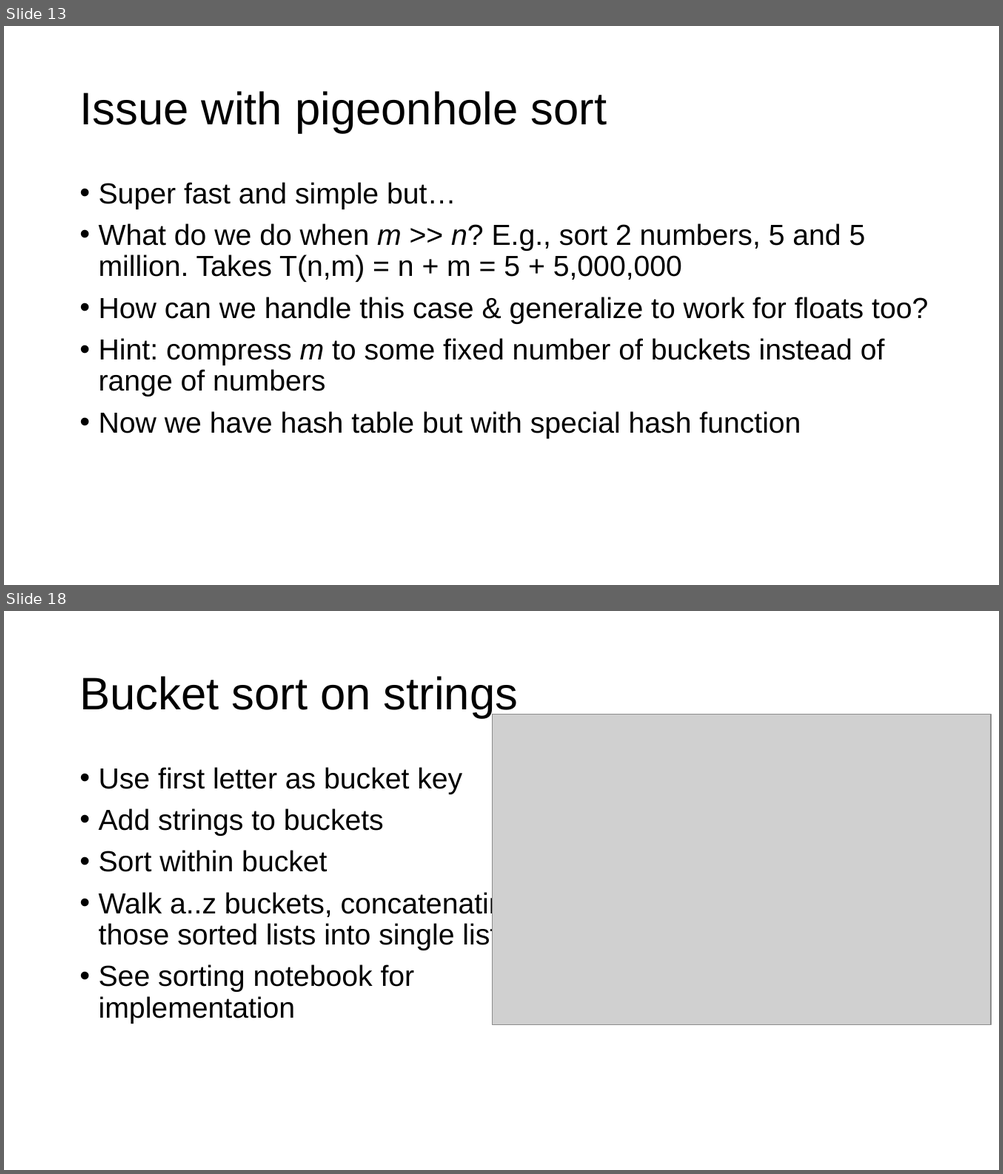
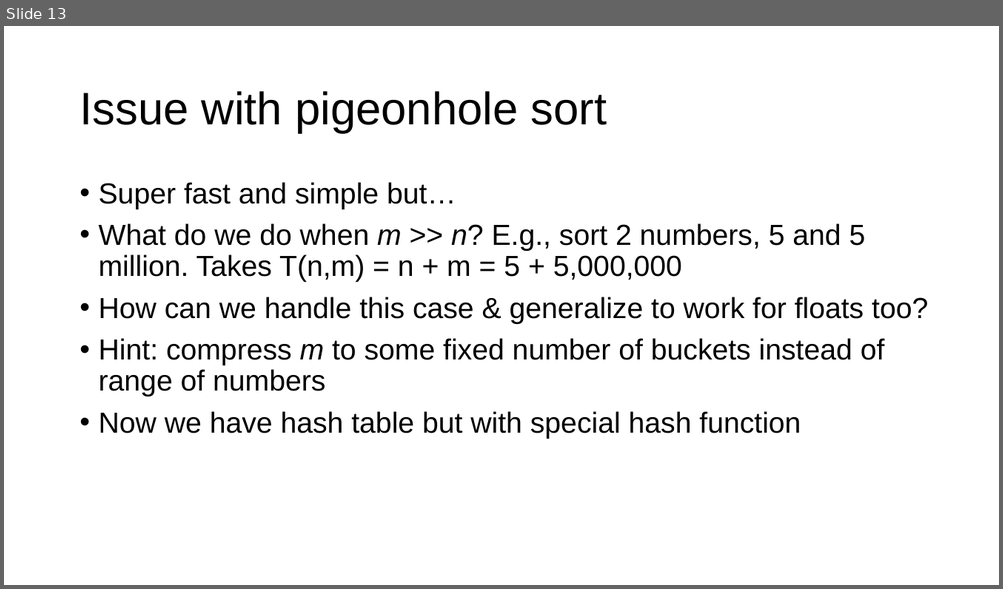
Before and after one commit to USFCA-MSDS/msds689, a slide deck: notes/sorting.pptx. Shown one above the other, each under a label of ours: slides 13 and 18 before the commit, slide 13 after it; the slides between them are not shown. The pictures are 1003x1174 and 1003x589 pixels, drawn with LibreOffice and Linux fonts; fonts in the diff are those of the drawing; grey boxes stand for pictures; background and template pictures are left out. Boxes give left, top, right and bottom in pixels: in the first picture for what was removed or moved away, otherwise in the second. Text is boxed around its words. In the diff, an @@ line names an element or a change of style, - is before the commit and + after.

```diff
--- a/notes/sorting.pptx
+++ b/notes/sorting.pptx
@@ slide 18 removed at bbox=[4, 611, 999, 1170], background #FFFFFF @@
@@ title removed at bbox=[79, 676, 518, 718] @@
-Bucket sort on strings
@@ picture removed at bbox=[492, 714, 990, 1025] @@
@@ text removed at bbox=[99, 767, 521, 1024] @@
-• Use first letter as bucket key
-• Add strings to buckets
-• Sort within bucket
-• Walk a..z buckets, concatenating
-  those sorted lists into single list
-• See sorting notebook for
-  implementation
```
Also in this commit, not shown: 2 slides changed, 6 other slides removed, 3 other files.
